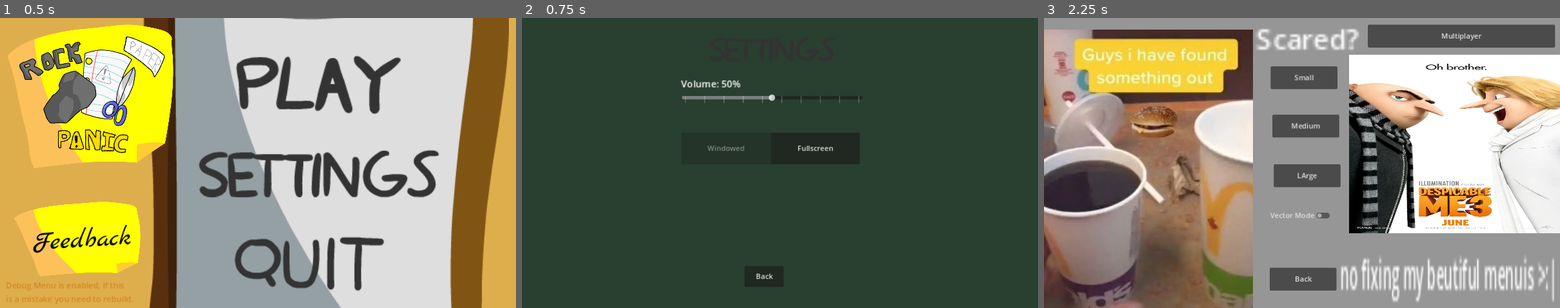
Above: before the commit, frames 1-3 (left to right).
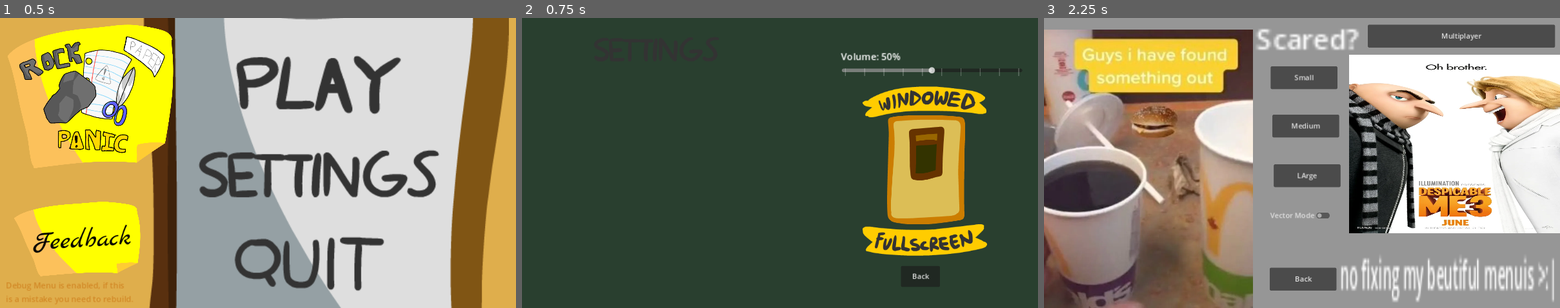
Above: after the commit, the same moments.

Repository: CoolCoderMan281/Rock-Paper-Panic
Game: Godot game, scene res://Scenes/mainmenu.tscn
Two runs of this game, one before a commit and one after it. Both use one fixed random seed, a clock stepped at 60 frames per second and the inputs below.
Inputs:
- Up to frame 1 (0.5 s): no input
- Up to frame 2 (0.75 s): click "Settings" at 0.5 s
- Up to frame 3 (2.25 s): click "Back" at 1.25 s; click "Play" at 2 s

Frame 1 is identical in both runs. In frame 2, 9.7% of the frame differs, in the area x 30-97%, y 12-90%; in frame 3, nothing differs.

Commit message:
settings switch added

Diff:
--- a/Code/MainMenu.gd
+++ b/Code/MainMenu.gd
@@ -7,6 +7,8 @@
 #		"image3" : "RobloxTycoon.webp",
 #		"image4" : "DoubleClick.jpg"
 # }
+var fullscreen = false
+var windowed = true
 
 # for asset in reqired_assets:
 # 	if not FileAccess.file_exists("user://", asset):
@@ -28,13 +30,13 @@
 	for asset in required_assets:
 		if !FileAccess.file_exists(asset):
 			assert(false, "null")
-		#DisplayServer.window_set_mode(DisplayServer.WINDOW_MODE_MAXIMIZED)
+		DisplayServer.window_set_mode(DisplayServer.WINDOW_MODE_MAXIMIZED)
 	if DisplayServer.window_get_mode() != DisplayServer.WINDOW_MODE_FULLSCREEN:
-		%Windowed.disabled = true
-		%Fullscreen.disabled = false
+		fullscreen = false
+		windowed = true
 	else:
-		%Windowed.disabled = false
-		%Fullscreen.disabled = true
+		fullscreen = true
+		windowed = false
 	AudioServer.set_bus_volume_db(0, Globals.global_audio)
 
 
@@ -61,18 +63,33 @@
 	AudioServer.set_bus_volume_db(0, value)
 	Globals.global_audio = AudioServer.get_bus_volume_db(0)
 
-func _on_windowed_pressed():
-	%Windowed.disabled = true
-	%Fullscreen.disabled = false
-	DisplayServer.window_set_mode(DisplayServer.WINDOW_MODE_MAXIMIZED)
+#func _on_windowed_pressed():
+#	%Windowed.disabled = true
+#	%Fullscreen.disabled = false
+#	DisplayServer.window_set_mode(DisplayServer.WINDOW_MODE_MAXIMIZED)
+#	%lever.flip_v = false
+
+#func _on_fullscreen_pressed():
+#	%Windowed.disabled = false
+#	%Fullscreen.disabled = true
+#	DisplayServer.window_set_mode(DisplayServer.WINDOW_MODE_FULLSCREEN)
+#	%lever.flip_v = true
 
 
-func _on_fullscreen_pressed():
-	%Windowed.disabled = false
-	%Fullscreen.disabled = true
-	DisplayServer.window_set_mode(DisplayServer.WINDOW_MODE_FULLSCREEN)
+func _on_lever_button_pressed():
+	# Move to Windowed Mode
+	if windowed == false and fullscreen == true:
+		fullscreen = false
+		windowed = true
+		DisplayServer.window_set_mode(DisplayServer.WINDOW_MODE_MAXIMIZED)
+		%lever.flip_v = false
 
-
+	# Move to Fullscreen Mode
+	elif windowed == true and fullscreen == false:
+		fullscreen = true
+		windowed = false
+		DisplayServer.window_set_mode(DisplayServer.WINDOW_MODE_FULLSCREEN)
+		%lever.flip_v = true
 
 
 func _on_quit_mouse_exited():
--- a/Scenes/mainmenu.tscn
+++ b/Scenes/mainmenu.tscn
@@ -10,6 +10,10 @@
 [ext_resource type="Texture2D" uid="uid://dxvf24u7n7rsk" path="res://Assets/Default/placeholder_stickynote.png" id="6_mlnkw"]
 [ext_resource type="Texture2D" uid="uid://cxlli8mf0wy2l" path="res://Assets/Default/game_logo.png" id="7_ina6n"]
 [ext_resource type="Theme" uid="uid://ro5pv5fiidmj" path="res://Assets/Fonts/Fake Handwritten FONT.tres" id="7_si1of"]
+[ext_resource type="Texture2D" uid="uid://bnf0rfadrqu8a" path="res://Assets/Settings/switch_backing.png" id="9_7xfr5"]
+[ext_resource type="Texture2D" uid="uid://bbgoserrvm42x" path="res://Assets/Settings/windowed_tag.png" id="9_kr4ux"]
+[ext_resource type="Texture2D" uid="uid://dpk32bytsp4v3" path="res://Assets/Settings/fullscreen_tag.png" id="10_3d68q"]
+[ext_resource type="Texture2D" uid="uid://wumf6iahaseu" path="res://Assets/Settings/switch_lever.png" id="10_p0k6m"]
 
 [sub_resource type="StyleBoxEmpty" id="StyleBoxEmpty_56r7i"]
 
@@ -176,27 +180,27 @@
 color = Color(0.160784, 0.247059, 0.184314, 1)
 
 [node name="Title" type="TextureRect" parent="Settings"]
-offset_left = 414.0
+offset_left = 155.0
 offset_top = 27.0
-offset_right = 706.0
+offset_right = 447.0
 offset_bottom = 114.0
 texture = ExtResource("4_f5b87")
 
 [node name="Volume_Label" type="Label" parent="Settings"]
 unique_name_in_owner = true
-offset_left = 355.0
-offset_top = 132.0
-offset_right = 455.0
-offset_bottom = 155.0
+offset_left = 712.0
+offset_top = 71.0
+offset_right = 812.0
+offset_bottom = 97.0
 scale = Vector2(1.32, 1.32)
 text = "Volume: 50%"
 
 [node name="Volume" type="HSlider" parent="Settings"]
 unique_name_in_owner = true
-offset_left = 357.0
-offset_top = 170.0
-offset_right = 760.0
-offset_bottom = 186.0
+offset_left = 714.0
+offset_top = 109.0
+offset_right = 1117.0
+offset_bottom = 125.0
 max_value = 1.0
 step = 0.01
 value = 0.5
@@ -205,27 +209,77 @@
 
 [node name="Windowed" type="Button" parent="Settings"]
 unique_name_in_owner = true
-offset_left = 356.0
-offset_top = 256.0
-offset_right = 555.0
-offset_bottom = 327.0
+visible = false
+offset_left = 705.0
+offset_top = 182.0
+offset_right = 904.0
+offset_bottom = 253.0
 disabled = true
 text = "Windowed"
 
 [node name="Fullscreen" type="Button" parent="Settings"]
 unique_name_in_owner = true
-offset_left = 555.0
-offset_top = 256.0
-offset_right = 754.0
-offset_bottom = 327.0
+visible = false
+offset_left = 904.0
+offset_top = 182.0
+offset_right = 1103.0
+offset_bottom = 253.0
 text = "Fullscreen"
 
 [node name="Back" type="Button" parent="Settings"]
-offset_left = 497.0
+offset_left = 846.0
 offset_top = 554.0
-offset_right = 584.0
+offset_right = 933.0
 offset_bottom = 601.0
 text = "Back"
+
+[node name="windowed_tag" type="TextureRect" parent="Settings"]
+offset_left = 760.0
+offset_top = 153.0
+offset_right = 1037.0
+offset_bottom = 222.0
+texture = ExtResource("9_kr4ux")
+
+[node name="fullscreen_tag" type="TextureRect" parent="Settings"]
+offset_left = 760.0
+offset_top = 461.0
+offset_right = 1038.0
+offset_bottom = 531.0
+texture = ExtResource("10_3d68q")
+
+[node name="window_switch" type="Control" parent="Settings"]
+layout_mode = 3
+anchors_preset = 0
+offset_left = 815.0
+offset_top = 217.0
+offset_right = 1049.0
+offset_bottom = 543.0
+scale = Vector2(0.75, 0.75)
+
+[node name="backing" type="TextureRect" parent="Settings/window_switch"]
+layout_mode = 0
+offset_right = 233.0
+offset_bottom = 326.0
+texture = ExtResource("9_7xfr5")
+
+[node name="lever_button" type="Button" parent="Settings/window_switch"]
+unique_name_in_owner = true
+self_modulate = Color(1, 1, 1, 0)
+layout_mode = 0
+offset_left = 60.0
+offset_top = 35.0
+offset_right = 173.0
+offset_bottom = 272.0
+
+[node name="lever" type="TextureRect" parent="Settings/window_switch"]
+unique_name_in_owner = true
+layout_mode = 0
+offset_left = 60.0
+offset_top = 34.0
+offset_right = 174.0
+offset_bottom = 275.0
+mouse_filter = 2
+texture = ExtResource("10_p0k6m")
 
 [node name="Node2D" type="Node2D" parent="."]
 visible = false
@@ -272,3 +326,4 @@
 [connection signal="pressed" from="Settings/Windowed" to="." method="_on_windowed_pressed"]
 [connection signal="pressed" from="Settings/Fullscreen" to="." method="_on_fullscreen_pressed"]
 [connection signal="pressed" from="Settings/Back" to="." method="_on_back_pressed"]
+[connection signal="pressed" from="Settings/window_switch/lever_button" to="." method="_on_lever_button_pressed"]
Not shown, added: Assets/Default/Buttons/Paper/Center/paper_center.png.import
Not shown, added: Assets/Default/Buttons/Paper/Center/pressed_paper_center.png.import
Not shown, added: Assets/Default/Buttons/Paper/Left/paper_left.png.import
Not shown, added: Assets/Default/Buttons/Paper/Left/pressed_paper_left.png.import
Not shown, added: Assets/Default/Buttons/Paper/Right/paper_right.png.import
Not shown, added: Assets/Default/Buttons/Paper/Right/pressed_paper_right.png.import
Not shown, added: Assets/Default/Buttons/Rock/Center/pressed_rock_center.png.import
Not shown, added: Assets/Default/Buttons/Rock/Center/rock_center.png.import
Not shown, added: Assets/Default/Buttons/Rock/Left/pressed_rock_left.png.import
Not shown, added: Assets/Default/Buttons/Rock/Left/rock_left.png.import
Not shown, added: Assets/Default/Buttons/Rock/Right/pressed_rock_right.png.import
Not shown, added: Assets/Default/Buttons/Rock/Right/rock_right.png.import
(and 20 more such lines)
